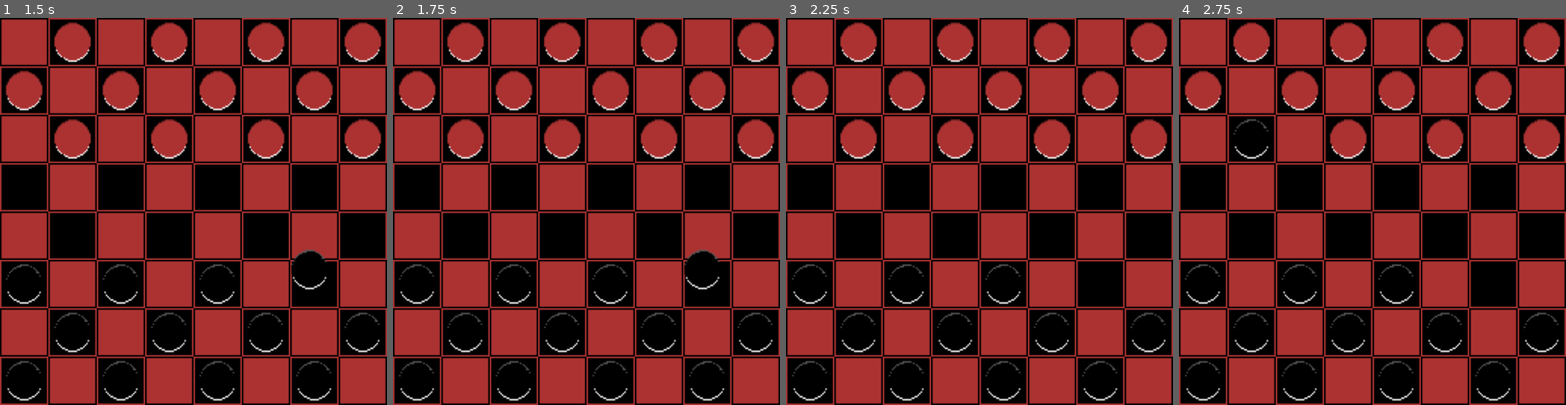
Above: before the commit, frames 1-4 (left to right).
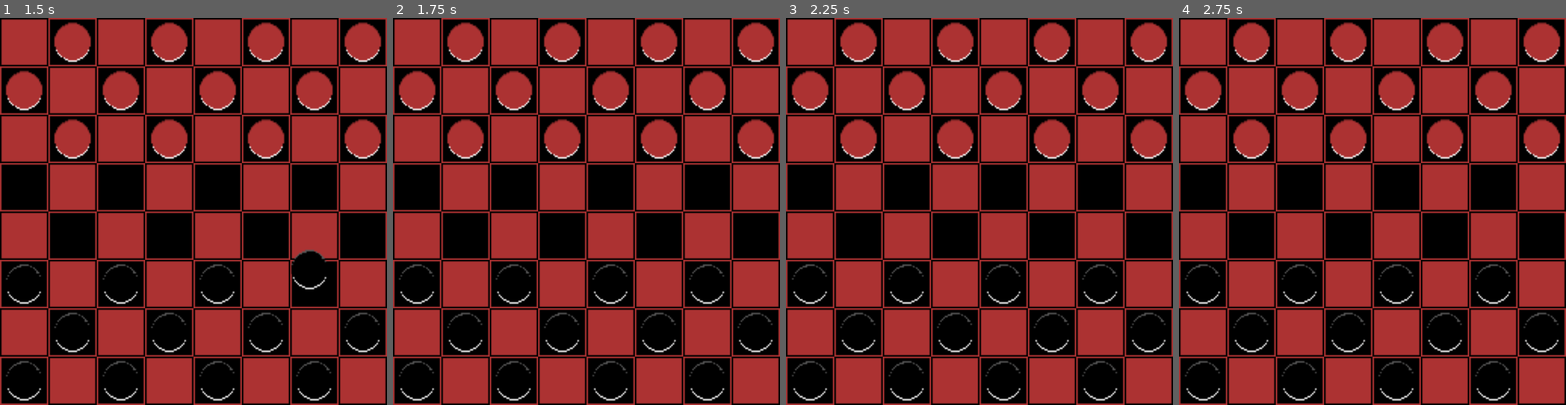
Above: after the commit, the same moments.

Repository: psantimauro/godotProjects
Game: Godot game, scene res://scenes/Main.tscn
Same seed, same stepped clock (60 frames per second), same inputs: the game is played once before the commit and once after it.
Inputs (mouse positions are in pixels of both pictures, inside the frame that each line leads up to):
- Up to frame 1 (1.5 s): tap Enter at 0.5 s; move the mouse to (174, 288) at 0.52 s; hold Space (end_turn) 0.53-1.28 s; click (174, 288) at 0.67 s; move the mouse to (309, 269) at 1.27 s; tap Space (end_turn) at 1.35 s; click (309, 269) at 1.42 s
- Up to frame 2 (1.75 s): no input
- Up to frame 3 (2.25 s): tap Enter at 2 s; move the mouse to (863, 153) at 2.02 s; hold Space (end_turn) from 2.03 s (still down); click (863, 153) at 2.17 s
- Up to frame 4 (2.75 s): keep holding Space (end_turn)

Frame 1 is identical in both runs. In frame 2, 0.4% of the frame differs, in the area x 75-86%, y 59-74%; in frame 3, 0.1%; in frame 4, 0.9%, in the area x 13-86%, y 26-74%.

Commit message:
Finalized movement, jumping, and kinging functionality

Diff:
--- a/Checkers/MainGame.gd
+++ b/Checkers/MainGame.gd
@@ -2,7 +2,7 @@
 
 @onready var currentPlayer = $RedPlayer
 @export var piece:PackedScene
-var currentPieceInPlayerHand = null
+var currentPieceInPlayerHand:Piece = null
 var previousPosition = null
 
 var GridSize = 8
@@ -11,6 +11,7 @@
 enum {UP = -1, DOWN = 1}
 
 var itemsKilledThisTurn: Array[Vector2i] = []
+var promoteToKing = false
 
 func _ready():
 	generateBoard()
@@ -19,8 +20,6 @@
 	currentPlayer.currentTurn = true
 	print("Go ", currentPlayer.color)
 
-
-var pickingUp = false
 func _input(event):
 
 	var tilePosition = $TileMap.getLocal( get_global_mouse_position())
@@ -32,25 +31,27 @@
 			var tileItem = BoardDictionary[str(tilePosition)]
 			var d = tilePosition - previousPosition
 			var previousKillCount = itemsKilledThisTurn.size()
-			if d == Vector2i.ZERO and not pickingUp: #return to previous position
+			if d == Vector2i.ZERO : #return to previous position
 				tileItem["piece"] = currentPieceInPlayerHand
 				print("returning :", tilePosition)
 				currentPieceInPlayerHand = null
 				currentPlayer.showPieceInHand = false
 				BoardDictionary[str(tilePosition)] = tileItem
 				$TileMap.updateBoardCell(tileItem,tilePosition.x, tilePosition.y)
-			elif previousPosition and (isValidPosition(tileItem,tilePosition, previousPosition, currentPieceInPlayerHand)): #  or d == Vector2i.ZERO)
-				var killsThisTurn = itemsKilledThisTurn.size() -previousKillCount
-				updateBoardFromKills()
+			elif previousPosition and (isValidMove(tileItem,tilePosition, previousPosition, currentPieceInPlayerHand)): #  or d == Vector2i.ZERO)
+				var killsThisTurn = itemsKilledThisTurn.size() -previousKillCount #populated by isValidMove above
+				updateBoardDictionaryFromKills()
+				if promoteToKing:
+					currentPieceInPlayerHand.kinged = true
+					promoteToKing = false
 				tileItem["piece"] = currentPieceInPlayerHand
 				print("placing :", tilePosition)
-				currentPieceInPlayerHand = null
 				currentPlayer.showPieceInHand = false
 				BoardDictionary[str(tilePosition)] = tileItem
 				$TileMap.updateBoard(BoardDictionary)
 				if killsThisTurn == 0 or not canMoveAgain(tilePosition, tileItem["piece"]):
 					changeCurrentPlayer()
-			pickingUp = false
+				currentPieceInPlayerHand = null
 	#pickup
 	elif mouseEvent and Input.is_mouse_button_pressed(MOUSE_BUTTON_LEFT):
 		if BoardDictionary.has(str(tilePosition)) and currentPieceInPlayerHand == null:
@@ -62,7 +63,6 @@
 				previousPosition = tilePosition
 				print("picking ", tilePosition)
 				$TileMap.updateBoardCell(tileItem,tilePosition.x, tilePosition.y)
-				pickingUp = true
 				currentPlayer.showPieceInHand = true
 	elif event.is_action_pressed("end_turn"):
 		changeCurrentPlayer()
@@ -82,98 +82,108 @@
 		canGoUp = true
 	if canGoUp:
 		#Check next two Tiles, because next move HAS to be a jump to be valid
-		var leftTile = BoardDictionary[str(tilePosition + Vector2i(LEFT,UP))]
-		var left2Tile = BoardDictionary[str(tilePosition + 2*Vector2i(LEFT,UP))]
-
-		var rightTile = BoardDictionary[str(tilePosition + Vector2i(RIGHT,UP))]
-		var right2Tile =BoardDictionary[str(tilePosition + 2*Vector2i(RIGHT,UP))]
-
-		if checkJump(left2Tile, leftTile) or checkJump(right2Tile, rightTile):
+		if checkJump(tilePosition + 2*Vector2i(LEFT,UP), tilePosition + Vector2i(LEFT,UP)) or checkJump(tilePosition + 2*Vector2i(RIGHT,UP), tilePosition + Vector2i(RIGHT,UP)):
 			return true
 	if canGoDown:
 		#Check next two Tiles, because next move HAS to be a jump to be valid
-		var leftTile = BoardDictionary[str(tilePosition + Vector2i(LEFT,DOWN))]
-		var left2Tile = BoardDictionary[str(tilePosition + 2*Vector2i(LEFT,DOWN))]
-
-		var rightTile = BoardDictionary[str(tilePosition + Vector2i(RIGHT,DOWN))]
-		var right2Tile =BoardDictionary[str(tilePosition + 2*Vector2i(RIGHT,DOWN))]
-
-		if checkJump(left2Tile, leftTile) or checkJump(right2Tile, rightTile):
+		if checkJump(tilePosition + 2*Vector2i(LEFT,DOWN), tilePosition + Vector2i(LEFT,DOWN)) or checkJump(tilePosition + 2*Vector2i(RIGHT,DOWN), tilePosition + Vector2i(RIGHT,DOWN)):
 			return true
 	return false
-func checkJump(targetTile, inBetweenTile):
-
-	if targetTile["piece"] == null and inBetweenTile["piece"] and inBetweenTile["piece"].color != currentPieceInPlayerHand.color:
+func checkJump(targetTilePosition, inBetweenTilePosition):
+	if !isVectorInGrid(targetTilePosition) or !isVectorInGrid(inBetweenTilePosition):
+		return false
+
+	var targetTile = BoardDictionary[str(targetTilePosition)]
+	var inBetweenTile = BoardDictionary[str(inBetweenTilePosition)]
+	var inBetweenPiece:Piece = inBetweenTile["piece"]
+	if targetTile["piece"] == null and inBetweenPiece and inBetweenPiece.color != currentPieceInPlayerHand.color:
 		return true
 	return false
-func isValidPosition(tile,tilePosition, previousPosition,  piece):
+
+func isVectorInGrid(vector:Vector2i):
+	if vector.x < 0 or vector.y < 0:
+		return false
+	if vector.x >= GridSize or vector.y >= GridSize:
+		return false
+	return true
+func isValidMove(tile,targetPosition, originalPosition,  piece):
 	var itemsToKill = []
+	var delta = targetPosition - originalPosition
 	if tile["color"] != "black":
-		return
+		return false
+	if abs(delta.x) != abs(delta.y):
+		return false
 	var canGoUp
 	var canGoDown
-	var delta = tilePosition - previousPosition
 	if piece.color == "red":
 		canGoDown = true
 		canGoUp =  piece.kinged
 	else:
 		canGoDown =  piece.kinged
 		canGoUp = true
-	print ("Delta : ", delta)
-	print ("Delta/1 : ", delta/Vector2i.ONE)
-	if abs(delta.x) == abs(delta.y): #we have a linear vector
-		var yDirection =0 #this should be a number between -1 UP and 1 DDOWN representing the y of the delta
-		var xDirection = 0#this should be a number between -1 LEFT and 1 RIGHT representing the x of the delta
-		if delta.y > 0:
-			yDirection = DOWN
-		elif delta.y < 0:
-			yDirection = UP
-		if delta.x > 0:
-			xDirection = RIGHT
-		elif delta.x < 0:
-			xDirection = LEFT
-
-		print("direction x", xDirection, "direction y", yDirection)
-		print("LENGTH ", delta.y)
-		#we need to iterate over LENGHT in the vector to ensure if oppisite color, space, repeat
-		if(yDirection == DOWN and canGoDown):
-			for i in abs(delta.y):
-				var iteration = i+1
-				var postitionToCheck:Vector2i = Vector2i(previousPosition.x +  xDirection * iteration, previousPosition.y + yDirection * iteration) ## tthis is wrong, bring the intial position pback into this function
-				var tileToCheck = BoardDictionary[str(postitionToCheck)]
-				if i == 0 and abs(delta) == Vector2i.ONE and itemsKilledThisTurn.size() == 0: #we can only move one position if its not a jump
-					if tileToCheck["piece"] != null:
-						return false
-				elif iteration % 2 == 0:
-					if tileToCheck["piece"] != null:
-						print("needs to be blank")
-						return false
-				else:
-					if tileToCheck["piece"] == null:
-						print("needs to have ennemy")
-						return false
-					itemsKilledThisTurn.append(postitionToCheck)
-					print("Killing ", postitionToCheck)
-		elif  (yDirection == UP and canGoUp):
-			for i in abs(delta.y):
-				var iteration = i+1
-				var postitionToCheck:Vector2i = Vector2i(previousPosition.x +  xDirection * iteration, previousPosition.y + yDirection * iteration) ## tthis is wrong, bring the intial position pback into this function
-				var tileToCheck = BoardDictionary[str(postitionToCheck)]
-				if i == 0 and abs(delta) == Vector2i.ONE:
-					if tileToCheck["piece"] != null:
-						return false
-				elif iteration % 2 == 0:
-					if tileToCheck["piece"] != null:
-						print("needs to be blank")
-						return false
-				else:
-					if tileToCheck["piece"] == null:
-						print("needs to have ennemy")
-						return false
-					itemsToKill.append(postitionToCheck)
-					print("Killing ", postitionToCheck)
-		else:
-			return false
+
+	var yDirection = 0 #this should be a number between -1 UP and 1 DDOWN representing the y of the delta
+	var xDirection = 0#this should be a number between -1 LEFT and 1 RIGHT representing the x of the delta
+	if delta.y > 0:
+		yDirection = DOWN
+	elif delta.y < 0:
+		yDirection = UP
+	if delta.x > 0:
+		xDirection = RIGHT
+	elif delta.x < 0:
+		xDirection = LEFT
+
+	print("direction x", xDirection, "direction y", yDirection)
+	print("LENGTH ", delta.y)
+	#we need to iterate over LENGHT in the vector to ensure if oppisite color, space, repeat
+	if(yDirection == DOWN and canGoDown):
+		var iteration = 0
+		for i in abs(delta.y):
+			iteration = i+1
+			var postitionToCheck:Vector2i = Vector2i(originalPosition.x +  xDirection * iteration, originalPosition.y + yDirection * iteration) ## tthis is wrong, bring the intial position pback into this function
+			var tileToCheck = BoardDictionary[str(postitionToCheck)]
+			if i == 0 and abs(delta) == Vector2i.ONE and itemsKilledThisTurn.size() == 0: #we can only move one position if its not a jump
+				if tileToCheck["piece"] != null:
+					return false
+			elif iteration % 2 == 0:
+				if tileToCheck["piece"] != null:
+					print("needs to be blank")
+					return false
+			else:
+				if tileToCheck["piece"] == null:
+					print("needs to have ennemy")
+					return false
+				itemsToKill.append(postitionToCheck)
+				print("Killing ", postitionToCheck)
+		#check if we should be kinged
+		if originalPosition.y + iteration * yDirection == GridSize -1:
+			print("King Me- Red")
+			promoteToKing = true
+	elif  (yDirection == UP and canGoUp):
+		var iteration
+		for i in abs(delta.y):
+			iteration = i+1
+			var postitionToCheck:Vector2i = Vector2i(originalPosition.x +  xDirection * iteration, originalPosition.y + yDirection * iteration) ## tthis is wrong, bring the intial position pback into this function
+			var tileToCheck = BoardDictionary[str(postitionToCheck)]
+			if i == 0 and abs(delta) == Vector2i.ONE:
+				if tileToCheck["piece"] != null:
+					return false
+			elif iteration % 2 == 0:
+				if tileToCheck["piece"] != null:
+					print("needs to be blank")
+					return false
+			else:
+				if tileToCheck["piece"] == null:
+					print("needs to have ennemy")
+					return false
+				itemsToKill.append(postitionToCheck)
+				print("Killing ", postitionToCheck)
+					#check if we should be kinged
+		if  originalPosition.y + iteration * yDirection == 0 :
+			print("King Me- Black")
+			promoteToKing = true
+	else:
+		return false
 	itemsKilledThisTurn.append_array(itemsToKill)
 	return true
 
@@ -199,19 +209,19 @@
 				var gridLocation = Vector2(x,y)
 				var boardItem = BoardDictionary[str(gridLocation)]
 				if boardItem["color"] == "black": #only black tiles are valid
+					var p:Piece = piece.instantiate()
 					if  y < 3: # add red
-						var redPiece:Piece = piece.instantiate()
-						redPiece.color = "red"
-						add_child(redPiece)
-						boardItem["piece"] = redPiece
+						p.color = "red"
+						add_child(p)
+						boardItem["piece"] = p
 					if y > 4:
-						var blackPiece:Piece = piece.instantiate()
-						blackPiece.color = "black"
-						add_child(blackPiece)
-						boardItem["piece"] = blackPiece
+						p.color = "black"
+						add_child(p)
+						boardItem["piece"] = p
 					BoardDictionary[str(gridLocation)] = boardItem
 
 func changeCurrentPlayer():
+	promoteToKing = false
 	itemsKilledThisTurn = []
 	currentPlayer.showPieceInHand = false
 	currentPlayer.currentTurn = false
@@ -223,7 +233,7 @@
 	print("Go ", currentPlayer.color)
 
 
-func updateBoardFromKills():
+func updateBoardDictionaryFromKills():
 	for kill in itemsKilledThisTurn:
 		var tile = BoardDictionary[str(kill)]
 
--- a/Checkers/Piece/Piece.gd
+++ b/Checkers/Piece/Piece.gd
@@ -2,7 +2,7 @@
 extends Node2D
 
 @export var color:String
-@export var kinged:bool = false
+@export var kinged:bool = false: set =king
 
 
 func _ready():
@@ -11,6 +11,7 @@
 	else:
 		$Sprite2D.setBlack()
 
-func king():
-	kinged = true
-	$Sprite2D.setKing()
+func king(value):
+	kinged = value
+	if kinged:
+		$Sprite2D.setKinged()
Not shown, changed: Checkers/README.md
